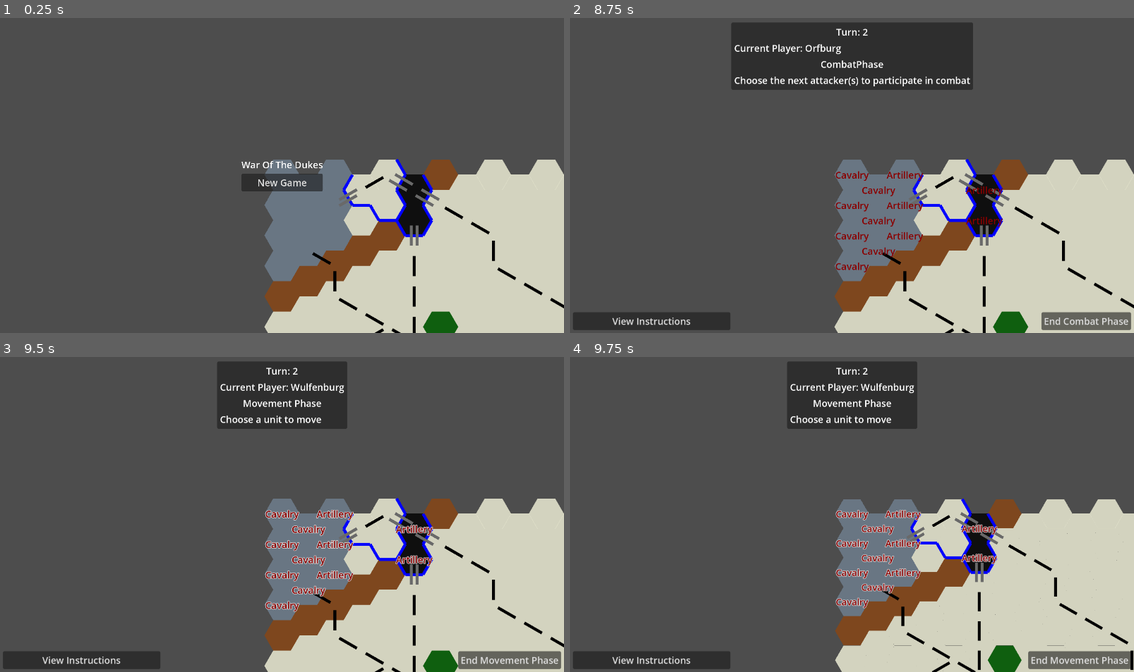
Above: before the commit, frames 1-4 (two rows, left to right).
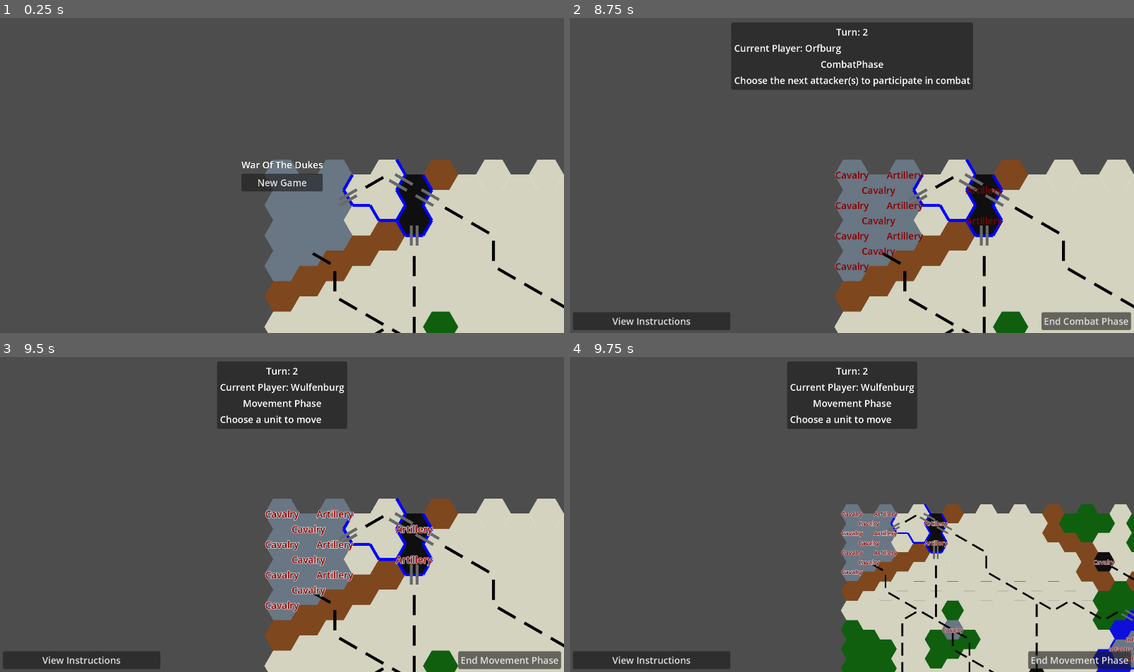
Above: after the commit, the same moments.

Repository: Jayjader/WarOfTheDukes
Game: Godot game, scene res://main_game_scene.tscn
Two runs of this game, one before a commit and one after it. Both use one fixed random seed, a clock stepped at 60 frames per second and the inputs below.
Inputs (mouse positions are in pixels of both pictures, inside the frame that each line leads up to):
- Up to frame 1 (0.25 s): no input
- Up to frame 2 (8.75 s): click "New Game" at 0.5 s; click "Confirm" at 1.25 s; click "Auto Setup Remaining" at 2 s; click "View Instructions" at 2.75 s; click "End Movement Phase" at 3.5 s; click "End Combat Phase" at 4.25 s; click "View Instructions" at 5 s; click "End Movement Phase" at 5.75 s; click "End Combat Phase" at 6.5 s; click "View Instructions" at 7.25 s; click "End Movement Phase" at 8 s
- Up to frame 3 (9.5 s): click "End Combat Phase" at 8.75 s
- Up to frame 4 (9.75 s): tap Enter at 9.5 s; move the mouse to (976, 498) at 9.52 s; hold Mouse wheel down (Decrease Camera Zoom) from 9.53 s (still down); click (976, 498) at 9.67 s

Frames 1-3 are identical in both runs. In frame 4, 15% of the frame differs, in the area x 46-100%, y 44-100%.

Commit message:
improve camera handling; add key command for camera zoom

Diff:
--- a/game_session/OverBoardCamera.gd
+++ b/game_session/OverBoardCamera.gd
@@ -4,7 +4,7 @@
 
 @export var max_zoom = 2
 
-@export var zoom_factor = 0.1
+@export var zoom_factor = 0.05
 
 @export var zoom_duration = 0.2
 
@@ -16,19 +16,14 @@
 			"zoom",
 			Vector2.ONE * clamped,
 			zoom_duration
-		).set_ease(Tween.EASE_IN)
+		).set_ease(Tween.EASE_OUT)
 		_zoom_level = clamped
 
-func _unhandled_input(event):
-	if event.is_action_pressed("Increase Camera Zoom"):
-		_zoom_level = log(exp(_zoom_level) + zoom_factor)
-	elif event.is_action_pressed("Decrease Camera Zoom"):
-		_zoom_level = log(exp(_zoom_level) - zoom_factor)
-	else:
-		return
-	get_viewport().set_input_as_handled()
-
 func _process(_delta):
+	if Input.is_action_pressed("Increase Camera Zoom"):
+		_zoom_level = log(exp(_zoom_level) * (1+zoom_factor))
+	if Input.is_action_pressed("Decrease Camera Zoom"):
+		_zoom_level = log(exp(_zoom_level) * (1-zoom_factor))
 	if Input.is_action_pressed("Move Camera Left"):
 		position.x -= 20 / _zoom_level
 	if Input.is_action_pressed("Move Camera Up"):
--- a/project.godot
+++ b/project.godot
@@ -40,11 +40,13 @@
 "Increase Camera Zoom"={
 "deadzone": 0.5,
 "events": [Object(InputEventMouseButton,"resource_local_to_scene":false,"resource_name":"","device":-1,"window_id":0,"a …(253 unchanged characters)…
+, Object(InputEventKey,"resource_local_to_scene":false,"resource_name":"","device":-1,"window_id":0,"alt_pressed":false,"shift_pressed":false,"ctrl_pressed":false,"meta_pressed":false,"pressed":false,"keycode":0,"physical_keycode":70,"key_label":0,"unicode":117,"echo":false,"script":null)
 ]
 }
 "Decrease Camera Zoom"={
 "deadzone": 0.5,
 "events": [Object(InputEventMouseButton,"resource_local_to_scene":false,"resource_name":"","device":-1,"window_id":0,"a …(259 unchanged characters)…
+, Object(InputEventKey,"resource_local_to_scene":false,"resource_name":"","device":-1,"window_id":0,"alt_pressed":false,"shift_pressed":false,"ctrl_pressed":false,"meta_pressed":false,"pressed":false,"keycode":0,"physical_keycode":82,"key_label":0,"unicode":112,"echo":false,"script":null)
 ]
 }
 "Move Camera Left"={
